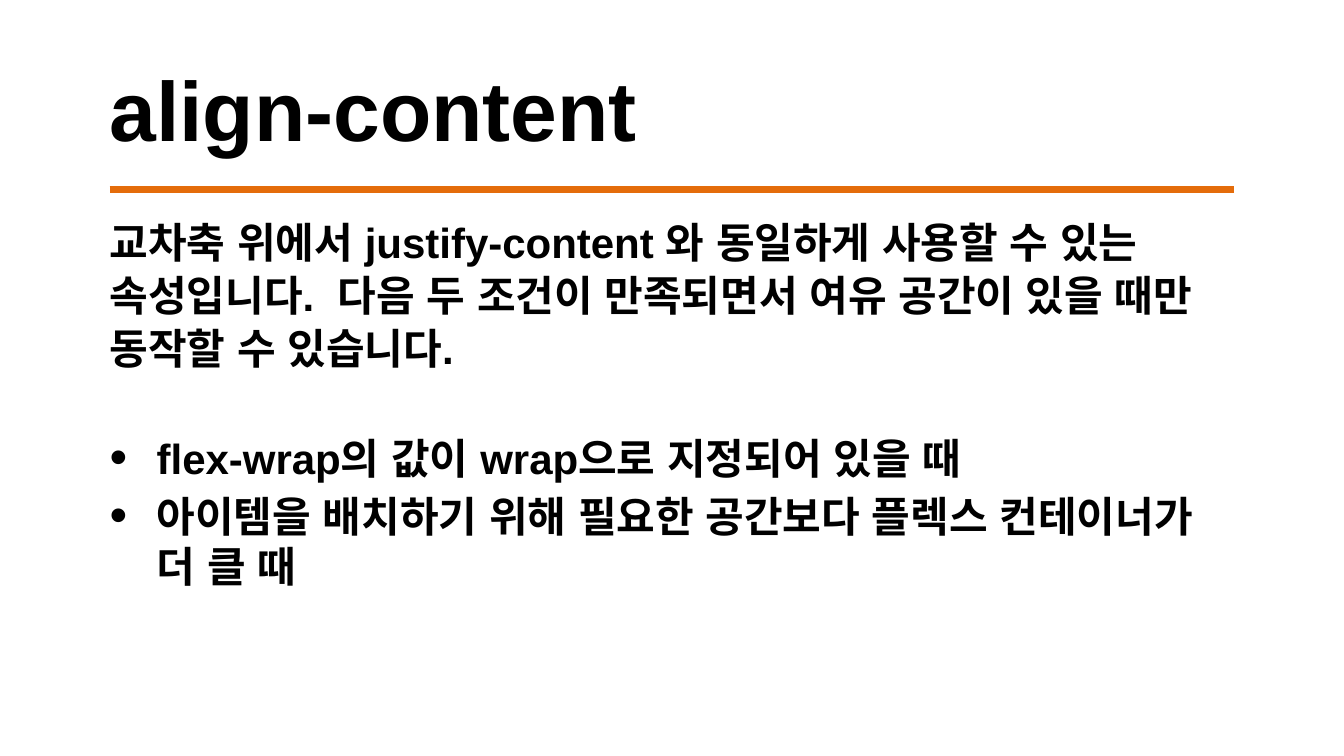
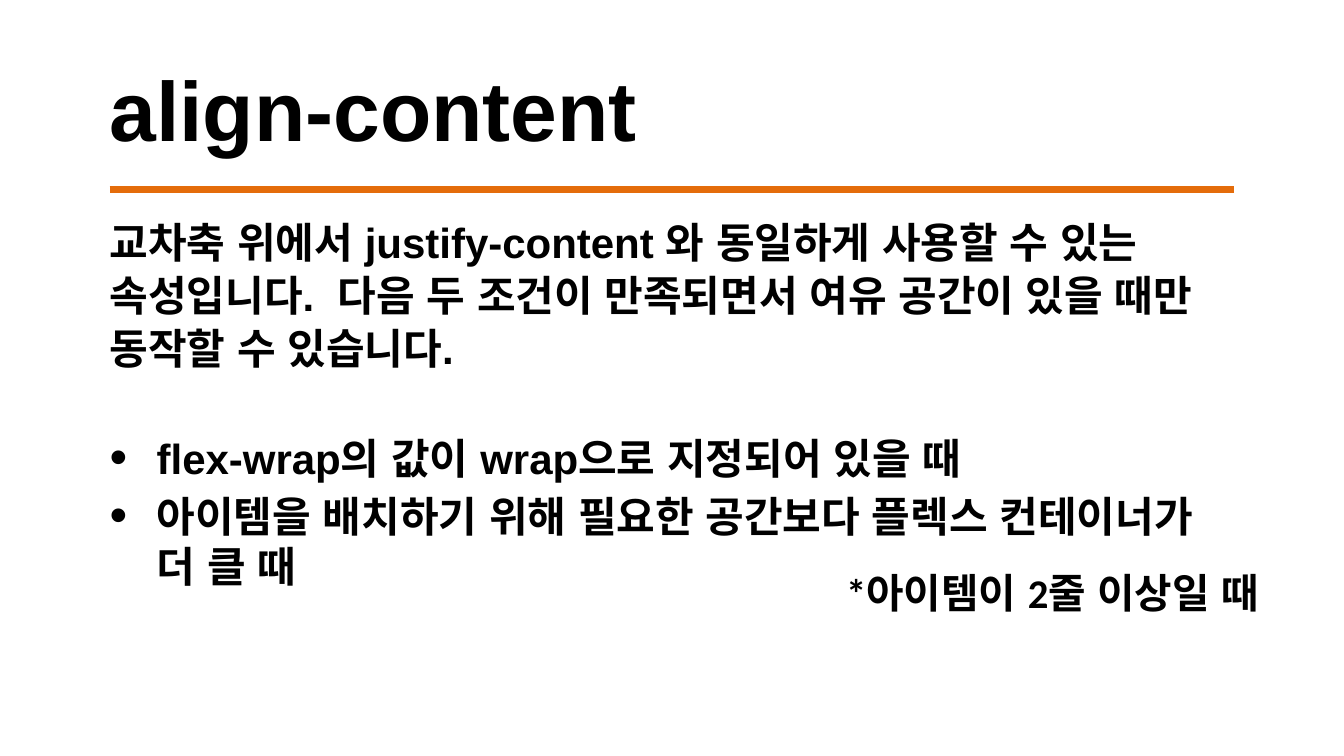
Before and after one commit to ParkGMo/D.W.-class-file, a slide deck: slide 12 of 수업자료/7. flex_grid.pptx. Drawn at 1344x756 pixels with LibreOffice and Linux fonts; fonts in the diff are those of the drawing. Boxes give left, top, right and bottom in pixels: in the first picture for what was removed or moved away, otherwise in the second. Text is boxed around its words. In the diff, an @@ line names an element or a change of style, - is before the commit and + after.

```diff
--- a/수업자료/7. flex_grid.pptx
+++ b/수업자료/7. flex_grid.pptx
@@ text added at (846, 573, 1258, 612), 48 pt, text #000000, bold @@
+*아이템이 2줄 이상일 때
```
Also in this commit, not shown: 6 other files.
